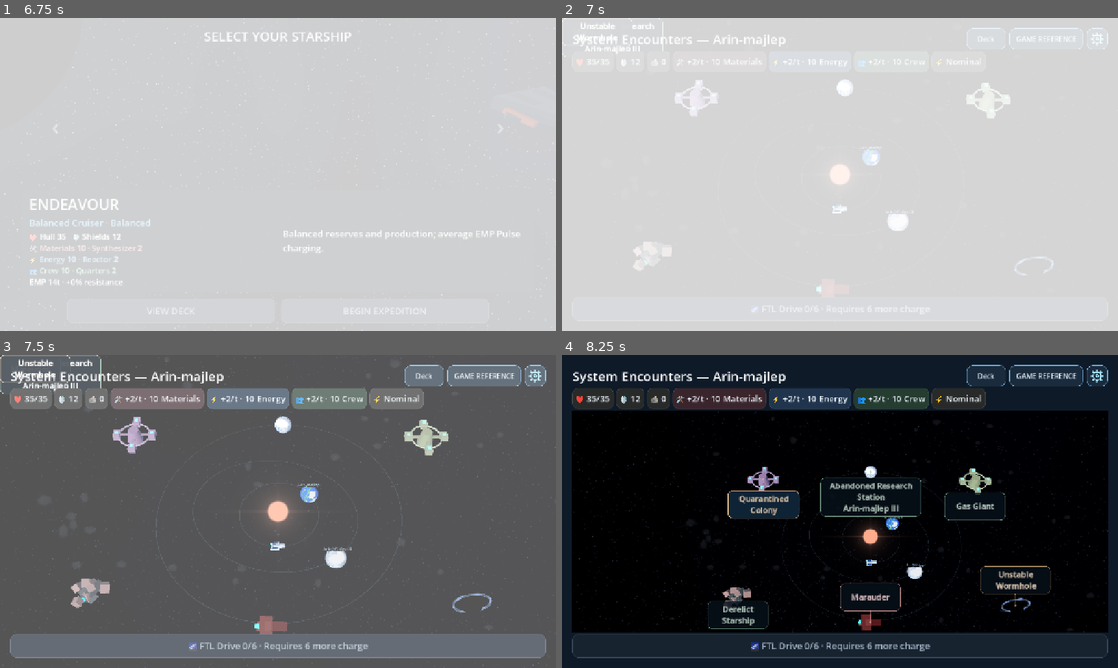
Above: before the commit, frames 1-4 (two rows, left to right).
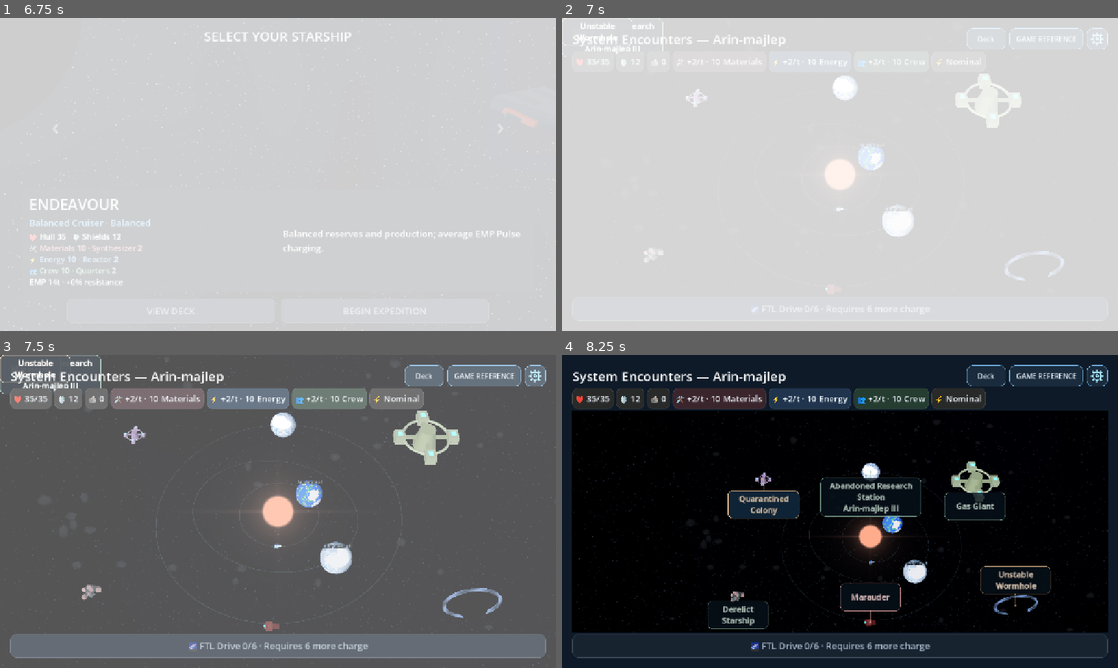
Above: after the commit, the same moments.

Repository: RPGMaster2000/arcospace
Game: Godot game, scene res://scenes/battle_setup.tscn
Same seed, same stepped clock (60 frames per second), same inputs: the game is played once before the commit and once after it. Sound files missing from this copy of the repository are replaced by a short silence.
Inputs (mouse positions are in pixels of both pictures, inside the frame that each line leads up to):
- Up to frame 1 (6.75 s): tap Enter (ui_accept) at 0.5, 0.77, 4.52, 5 s; move the mouse to (400, 158) at 0.52 s; hold Right (ui_right) 0.53-1.25 s; tap Tab at 0.6, 2.1, 4.35, 5.85 s; click (400, 158) at 0.67 s; drag from (166, 190) to (250, 237) at 1.27 s; move the mouse to (333, 105) at 2.02 s; hold Right (ui_right) 2.03-2.75 s; drag from (250, 237) to (111, 127) at 2.77 s; click "BEGIN EXPEDITION" at 3.5 s; move the mouse to (444, 221) at 4.27 s; hold Left (ui_left) 4.28-5 s; drag from (111, 127) to (194, 96) at 5.02 s; move the mouse to (305, 174) at 5.77 s; hold Down (ui_down) 5.78-6.5 s; click (305, 174) at 5.92 s; drag from (194, 96) to (166, 190) at 6.52 s
- Up to frame 2 (7 s): no input
- Up to frame 3 (7.5 s): move the mouse to (400, 495) at 7.27 s; hold Up (ui_up) from 7.28 s (still down); tap Tab at 7.35 s
- Up to frame 4 (8.25 s): tap Enter (ui_accept) at 7.52 s; release Up (ui_up) at 8 s; drag from (728, 527) to (812, 574) at 8.02 s

Frame 1 is identical in both runs. In frame 2, 1.9% of the frame differs, in the area x 12-91%, y 17-88%; in frame 3, 3.2%, in the area x 12-91%, y 17-90%; in frame 4, 1.8%.

Commit message:
Resize star-map celestial bodies and constructions; require at least two planets

Diff:
--- a/scripts/presentation/star_system/map_settings.gd
+++ b/scripts/presentation/star_system/map_settings.gd
@@ -32,7 +32,7 @@
 @export_range(0.0, 5.0) var result_suspense_duration: float = 2.0
 
 @export_group("Planet generation")
-@export_range(0, 4, 1) var maximum_planets: int = 4
+@export_range(2, 4, 1) var maximum_planets: int = 4
 @export_range(0.1, 0.6, 0.05) var minimum_orbit_spacing: float = 0.35
 @export_range(0.0, 0.25, 0.01) var maximum_eccentricity: float = 0.25
 @export_range(0.0, 15.0, 1.0) var maximum_inclination: float = 15.0
--- a/scripts/presentation/star_system/planet_models.gd
+++ b/scripts/presentation/star_system/planet_models.gd
@@ -21,7 +21,8 @@
 static func build(data: Dictionary, settings: Resource) -> Node3D:
 	var root = Node3D.new()
 	root.name = "Planet%d" % data.index
-	root.set_meta("radius", data.radius)
+	root.scale = Vector3.ONE*1.5
+	root.set_meta("radius", data.radius*1.5)
 	var body = Models.part(root, sphere(data.radius), Color.WHITE)
 	body.name = "Surface"
 	body.rotation.y = data.rotation
--- a/scripts/presentation/star_system/star_map_3d.gd
+++ b/scripts/presentation/star_system/star_map_3d.gd
@@ -123,7 +123,8 @@
 		if p.encounter != -1: objects[p.encounter] = planet
 		var label = Label3D.new()
 		label.text = p.name
-		label.position.y = p.radius+0.4
+		label.position.y = p.radius+0.4/1.5
+		label.scale = Vector3.ONE/1.5
 		label.font_size = 24
 		label.pixel_size = 0.012
 		label.billboard = BaseMaterial3D.BILLBOARD_ENABLED
@@ -131,7 +132,7 @@
 		label.visible = p.encounter == -1
 		planet.add_child(label)
 	var sun := QuadMesh.new()
-	sun.size = Vector2(12, 12)
+	sun.size = Vector2(18, 18)
 	var disc := Models.part(visual_root, sun, Color.WHITE)
 	disc.name = "Sun"
 	var material := ShaderMaterial.new()
@@ -143,6 +144,11 @@
 		var index: int = entry.index
 		if not objects.has(index):
 			var model := Models.build(entry, VisualSystem.random_for(cosmetic_seed,system_number,"model-%d" % index), settings.destination_scenes.get(entry.get("model_kind","")))
+			var phenomenon: bool = entry.get("profile") == null and entry.get("model_kind", "") in ["radiation_nebula", "spatial_anomaly", "unstable_wormhole", "gas_giant"]
+			var size_factor: float = 1.5 if phenomenon else 0.5
+			model.scale *= size_factor
+			if model.has_meta("radius"):
+				model.set_meta("radius", float(model.get_meta("radius"))*size_factor)
 			model.position = visual_data.anchors[index]
 			destination_root.add_child(model)
 			objects[index] = model
@@ -162,7 +168,7 @@
 	if is_instance_valid(ship):
 		ship.queue_free()
 	ship = Models.ship(player_profile)
-	ship.scale = Vector3.ONE * 0.35
+	ship.scale = Vector3.ONE * 0.175
 	world.add_child(ship)
 	ship.position = _initial_ship_position()
 	orbit_index = last_destination if objects.has(last_destination) else -1
@@ -494,6 +500,6 @@
 
 func _initial_ship_position() -> Vector3:
 	for at in [Vector3(0,0,3),Vector3(-3,0,0),Vector3(3,0,0),Vector3(0,0,-3),Vector3(-2,0,2),Vector3(2,0,-2)]:
-		if visual_data.planets.all(func(p): return at.distance_to(p.position)>p.radius+1.25):
+		if visual_data.planets.all(func(p): return at.distance_to(p.position)>p.radius*1.5+1.25):
 			return at
 	return Vector3(0,1.5,3)
--- a/scripts/presentation/star_system/visual_system.gd
+++ b/scripts/presentation/star_system/visual_system.gd
@@ -21,7 +21,7 @@
 static func generate(seed_value: int, number: int, entries: Array, settings: Resource) -> Dictionary:
 	var rng = random_for(seed_value, number, "planets")
 	var result: Dictionary = {"name": Names.system_name(seed_value, number), "planets": [], "anchors": {}, "assignments": {}}
-	var count: int = rng.randi_range(0, clampi(settings.maximum_planets, 0, 4))
+	var count: int = rng.randi_range(2, clampi(settings.maximum_planets, 2, 4))
 	# Disjoint radial shells guarantee clearance even when inclined paths cross in projection.
 	var band: float = 8.4 / maxi(1, count)
 	for i in range(count):
@@ -57,7 +57,7 @@
 		p.type = PLANETARY[entry.model_kind]
 		result.assignments[entry.index] = p.index
 		result.anchors[entry.index] = p.position
-	var occupied: Array = result.planets.map(func(p): return {"position":p.position,"radius":p.radius})
+	var occupied: Array = result.planets.map(func(p): return {"position":p.position,"radius":p.radius*1.5})
 	var ordered: Array = entries.duplicate()
 	ordered.sort_custom(func(a,b): return a.index < b.index)
 	for entry in ordered:
--- a/tests/planet_presentation_test.gd
+++ b/tests/planet_presentation_test.gd
@@ -37,8 +37,8 @@
 		for p in generated.planets:
 			if p.eccentricity>0.16 and abs(p.inclination)>deg_to_rad(10) and not seeds.has("tilted"): seeds["tilted"] = seed_value
 			if p.type=="gas_giant" and p.radius>0.78 and not seeds.has("giant"): seeds["giant"] = seed_value
-	check(seeds.has(0) and seeds.has(1) and seeds.has(4),"Representative zero/one/four planet seeds")
-	for count in [0,1,4]:
+	check(seeds.has(2) and seeds.has(3) and seeds.has(4),"Representative two/three/four planet seeds")
+	for count in [2,3,4]:
 		for dimensions in [Vector2i(1280,720),Vector2i(960,540),Vector2i(1680,720)]:
 			root.size = dimensions
 			map.run_seed = seeds[count]
@@ -115,6 +115,12 @@
 	var replacement = Models.build({"model_kind":"research_station"},Data.random_for(1,1,"replacement"),scene)
 	check(replacement.name=="ReplacementModel","PackedScene model replacement has no gameplay dependency")
 	replacement.free()
+	check(map.ship.scale.is_equal_approx(Vector3.ONE*0.175),"Star-map player ship is half its previous size")
+	check(map.objects[-100].mesh.size==Vector2(18,18),"Star-map sun is 50 percent larger")
+	for planet in map.planet_nodes.values():
+		check(planet.scale.is_equal_approx(Vector3.ONE*1.5),"Star-map planets are 50 percent larger")
+	check(map.objects[5].scale.is_equal_approx(Vector3.ONE*0.275),"Star-map enemy ship is half its previous size")
+	check(map.objects[-2].scale.is_equal_approx(Vector3.ONE*0.5),"Star-map station is half its previous size")
 	var relative: Vector3 = map.background.sky.position-map.camera.position
 	var layer_relative: Vector3 = map.background.layers[0].position-map.camera.position
 	var dust_relative: Vector3 = map.background.dust[0].position-map.camera.position
@@ -141,7 +147,7 @@
 	map.set_active(true)
 	var target: int = map.visual_data.assignments.keys()[0] if not map.visual_data.assignments.is_empty() else 0
 	for p in map.visual_data.planets:
-		check(map.ship.position.distance_to(p.position)>p.radius+1.0,"Initial selected ship avoids planet surfaces")
+		check(map.ship.position.distance_to(p.position)>p.radius*1.5+1.0,"Initial selected ship avoids planet surfaces")
 	var arrival: Array = []
 	map.arrived.connect(func(i): arrival.append(i))
 	map.travel(target)
@@ -174,6 +180,12 @@
 		check(map.planet_nodes.size()==4,"Quality never changes planet count")
 		if quality == "dark-reduced": check(map.background.dust.is_empty() and map.background.layers.is_empty(),"Reduced quality removes decorative passes")
 		await capture(quality)
+	for phenomenon in ["radiation_nebula", "spatial_anomaly", "unstable_wormhole"]:
+		entries[4].model_kind = phenomenon
+		map.configured_seed += 1
+		map.configure(entries,-1,0.04,seeds[4])
+		check(map.objects[4].scale.is_equal_approx(Vector3.ONE*1.5),"Space phenomenon is 50 percent larger: "+phenomenon)
+	entries[4].model_kind = "derelict_starship"
 	map.free()
 	# Codec and gameplay random streams remain untouched by visual reconstruction.
 	var host = preload("res://scenes/expedition.tscn").instantiate()
--- a/tests/visual_system_test.gd
+++ b/tests/visual_system_test.gd
@@ -21,7 +21,7 @@
 		var a: Dictionary = Data.generate(seed_value, 3, entries, settings)
 		check(a == Data.generate(seed_value, 3, entries, settings),"Deterministic visual reconstruction")
 		check(a.anchors.size()==6,"Exactly existing encounter indices")
-		check(a.planets.size()>=0 and a.planets.size()<=4,"Planet count bounded")
+		check(a.planets.size()>=2 and a.planets.size()<=4,"Planet count bounded")
 		counts[a.planets.size()] = counts.get(a.planets.size(),0)+1
 		var assignments: Dictionary = {}
 		for p in a.planets:
@@ -35,7 +35,7 @@
 				check(p.encounter<4 and not assignments.has(p.encounter),"Suitable encounters assigned at most once")
 				assignments[p.encounter]=true
 				check(a.anchors[p.encounter]==p.position,"Assigned encounter uses planet anchor")
-	check(counts.size()==5,"All counts including zero represented")
+	check(counts.size()==3,"All counts from two through four represented")
 	check(var_to_str(entries)==source,"Generation never mutates encounter input")
 	print("Visual system: %d checks, %d failures" % [checks,failures])
 	quit(1 if failures else 0)
Not shown, changed: docs/procedural_star_system.md
